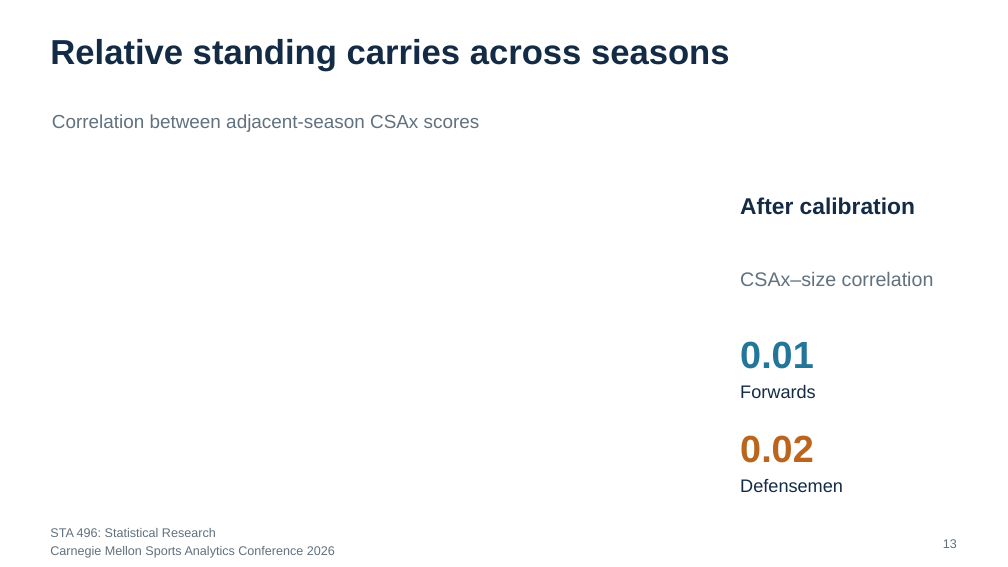
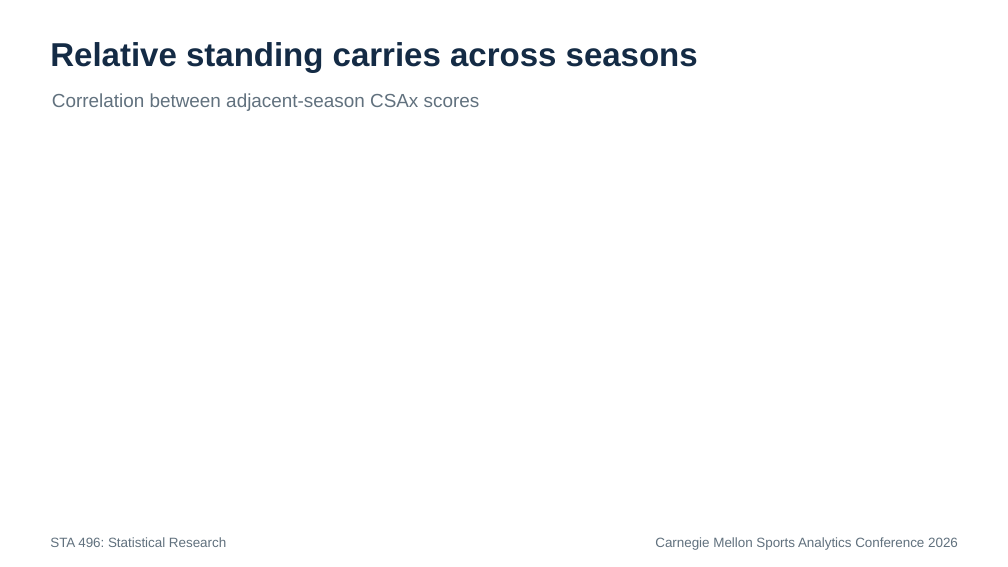
Before and after one commit to RentoSaijo/CSAx_STA496, a slide deck: slide 21 of reports/presentation.pptx (slide 13 before the commit). Drawn at 1008x567 pixels with LibreOffice and Linux fonts; fonts in the diff are those of the drawing. Boxes give left, top, right and bottom in pixels: in the first picture for what was removed or moved away, otherwise in the second. Text is boxed around its words. In the diff, an @@ line names an element or a change of style, - is before the commit and + after.

```diff
--- a/reports/presentation.pptx
+++ b/reports/presentation.pptx
@@ text "Relative standing carries across seasons" at (50,42,698,72): size 33 to 31.5 pt @@
@@ text "Correlation between adjacent-season CSAx scores": place and size @@
-text "Correlation between adjacent-season CSAx scores" at (52,114,480,132)
+text "Correlation between adjacent-season CSAx scores" at (52,93,480,111)
@@ text removed at (740,197,915,215) @@
-After calibration
@@ text removed at (740,272,934,286) @@
-CSAx–size correlation
@@ text removed at (740,341,814,369) @@
-0.01
@@ text removed at (740,385,816,398) @@
-Forwards
@@ text removed at (740,435,814,463) @@
-0.02
@@ text removed at (740,479,843,492) @@
-Defensemen
@@ text "STA 496: Statistical Research": place and size @@
-text "STA 496: Statistical Research" at (50,528,216,537)
+text "STA 496: Statistical Research" at (50,537,226,547)
@@ text "STA 496: Statistical Research" at (50,537,226,547): size 12 to 12.8 pt @@
@@ text "Carnegie Mellon Sports Analytics Conference ...": place and size @@
-text "Carnegie Mellon Sports Analytics Conference ..." at (50,546,335,558)
+text "Carnegie Mellon Sports Analytics Conference ..." at (655,537,958,550)
@@ text "Carnegie Mellon Sports Analytics Conference ..." at (655,537,958,550): size 12 to 12.8 pt; alignment left to right @@
@@ text removed at (943,539,957,548) @@
-13
```
Also in this commit, not shown: 20 other slides changed, 24 slides added, 9 slides removed, 1 other file.
